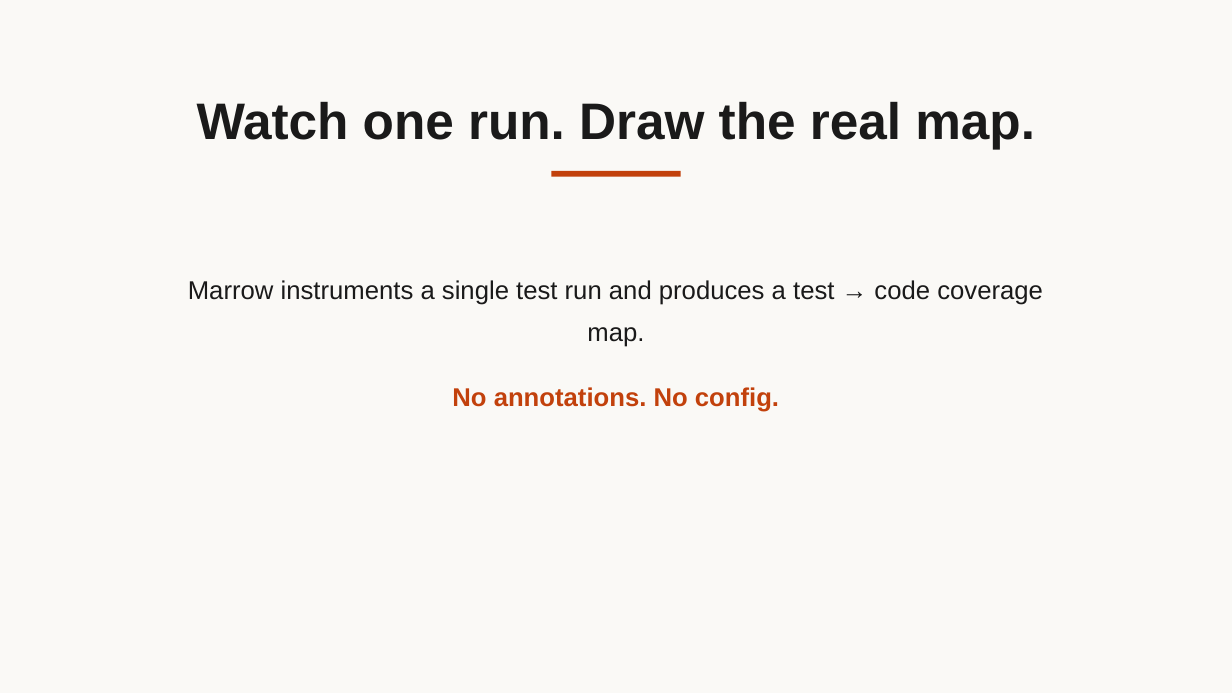
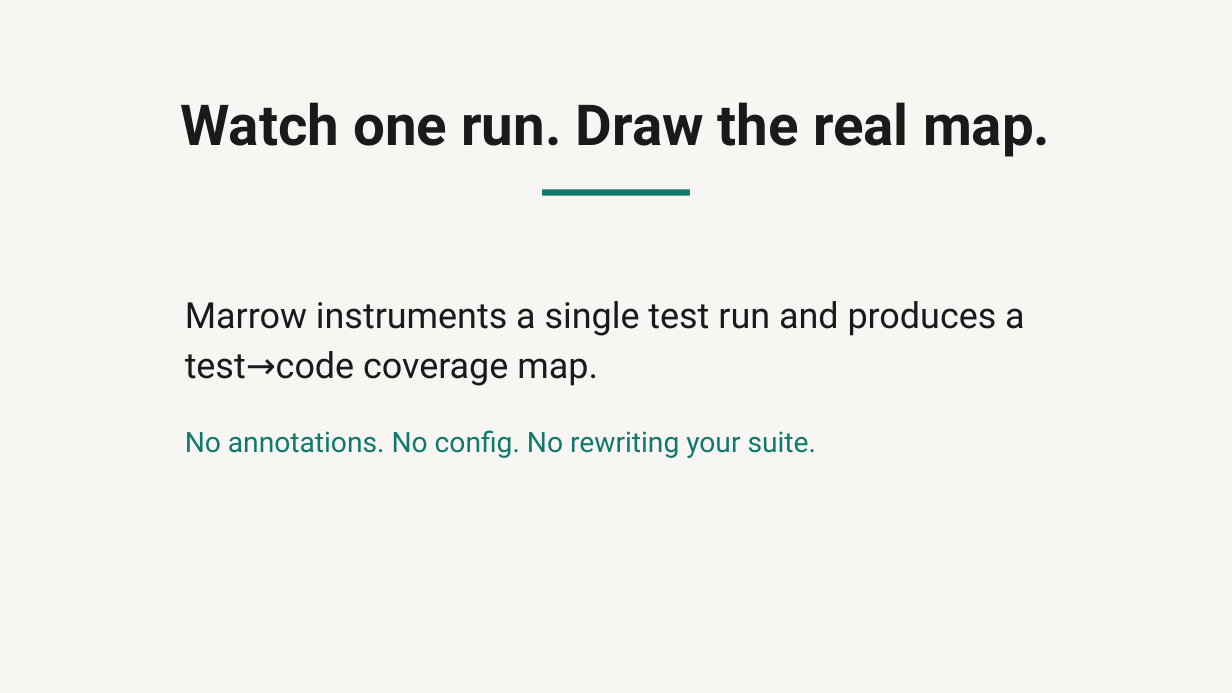
Before and after one commit to HrudithL/whetstone, a slide deck: slide 4 of harness/out/pptx/pitch_deck_reorder/warm/deck.pptx. Drawn at 1232x693 pixels with LibreOffice and Linux fonts; fonts in the diff are those of the drawing. Boxes give left, top, right and bottom in pixels: in the first picture for what was removed or moved away, otherwise in the second. Text is boxed around its words. In the diff, an @@ line names an element or a change of style, - is before the commit and + after.

```diff
--- a/harness/out/pptx/pitch_deck_reorder/warm/deck.pptx
+++ b/harness/out/pptx/pitch_deck_reorder/warm/deck.pptx
@@ background #FAF9F6 to #FFFFFF @@
@@ rectangle added at <box>0,0,1232,693</box>, fill #F7F6F3 @@
@@ text "Watch one run. Draw the ...": place and size @@
-text "Watch one run. Draw the ..." at <box>197,101,1035,149</box>
+text "Watch one run. Draw the ..." at <box>180,102,1050,157</box>
@@ text "Watch one run. Draw the ..." at <box>180,102,1050,157</box>: size 40 to 44 pt, font Arial to Roboto @@
@@ rectangle: place and size @@
-rectangle at <box>552,171,681,177</box>
+rectangle at <box>543,189,690,196</box>
@@ rectangle at <box>543,189,690,196</box>: fill #C2410C to #0F7A6C @@
@@ text at <box>185,301,1025,458</box>: text changed; size 20 to 28 pt; font Arial to Roboto @@
-Marrow instruments a single test run and produces a test → code coverage map.
-No annotations. No config.
+Marrow instruments a single test run and produces a test→code coverage map.
+No annotations. No config. No rewriting your suite.
```
Also in this commit, not shown: 4 other slides changed, 1 slide added, 1 slide removed, 33 other files.
